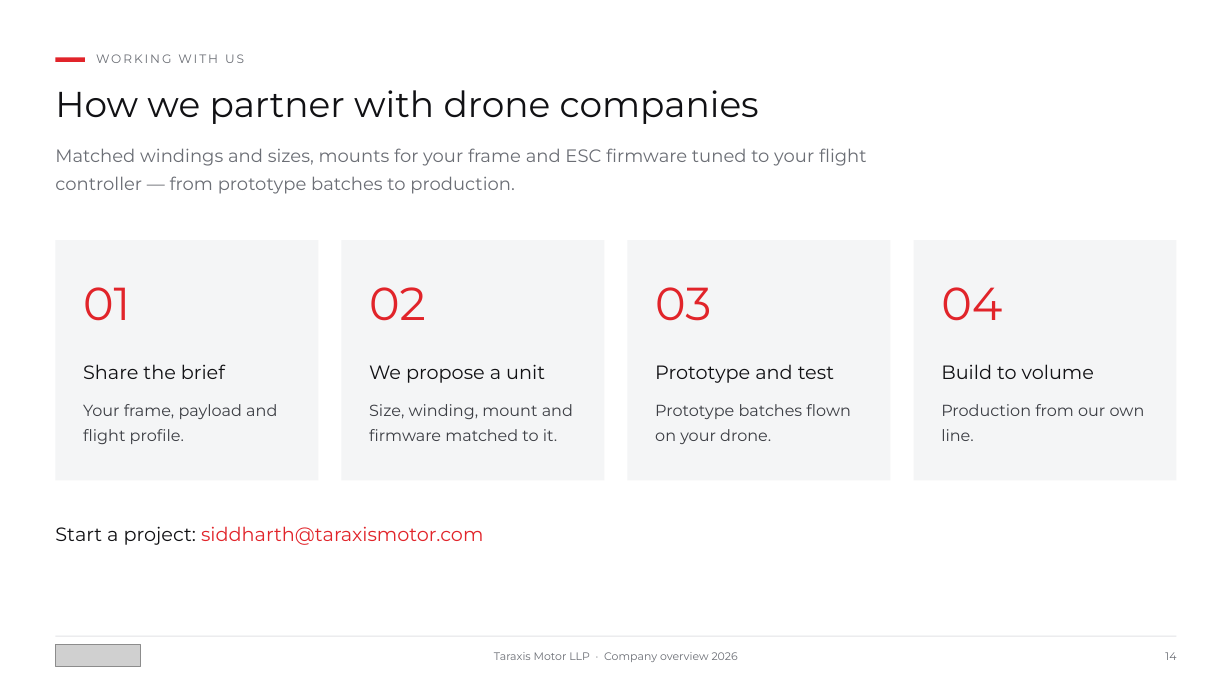
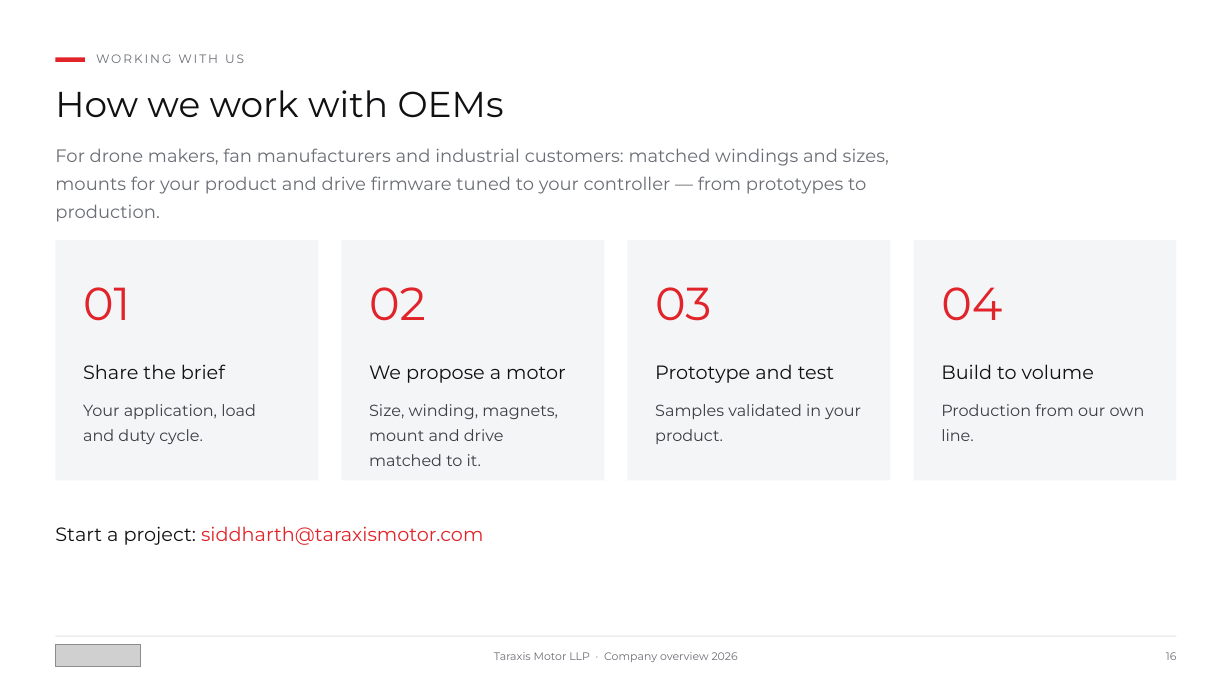
Before and after one commit to siddharthsu/siddharthsu, a slide deck: slide 16 of Taraxis_Presentation/Taraxis_Motor_Corporate.pptx (slide 14 before the commit). Drawn at 1232x693 pixels with LibreOffice and Linux fonts; fonts in the diff are those of the drawing; grey boxes stand for pictures. Boxes give left, top, right and bottom in pixels: in the first picture for what was removed or moved away, otherwise in the second. Text is boxed around its words. In the diff, an @@ line names an element or a change of style, - is before the commit and + after.

```diff
--- a/Taraxis_Presentation/Taraxis_Motor_Corporate.pptx
+++ b/Taraxis_Presentation/Taraxis_Motor_Corporate.pptx
@@ text at <box>55,90,504,118</box>: text changed @@
-How we partner with drone companies
+How we work with OEMs
@@ text at <box>55,148,889,194</box>: text changed @@
-Matched windings and sizes, mounts for your frame and ESC firmware tuned to your flight controller — from prototype batches to production.
+For drone makers, fan manufacturers and industrial customers: matched windings and sizes, mounts for your product and drive firmware tuned to your controller — from prototypes to production.
@@ text at <box>369,365,566,383</box>: text changed @@
-We propose a unit
+We propose a motor
@@ text at <box>83,404,256,444</box>: text changed @@
-Your frame, payload and flight profile.
+Your application, load and duty cycle.
@@ text at <box>369,404,558,466</box>: text changed @@
-Size, winding, mount and firmware matched to it.
+Size, winding, magnets, mount and drive matched to it.
@@ text at <box>655,404,861,444</box>: text changed @@
-Prototype batches flown on your drone.
+Samples validated in your product.
@@ text at <box>1166,652,1177,660</box>: text changed @@
-14
+16
```
Also in this commit, not shown: 11 other slides changed, 4 slides added, 2 slides removed, 2 other files.
